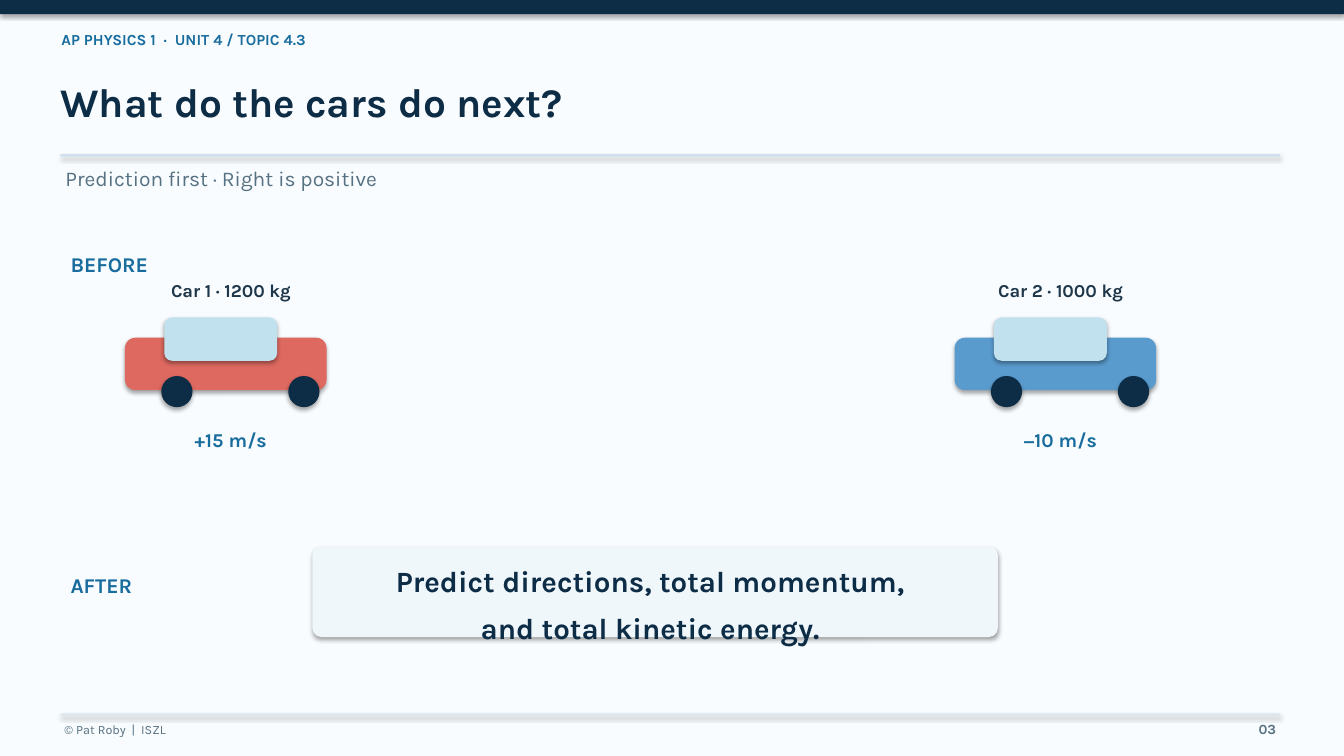
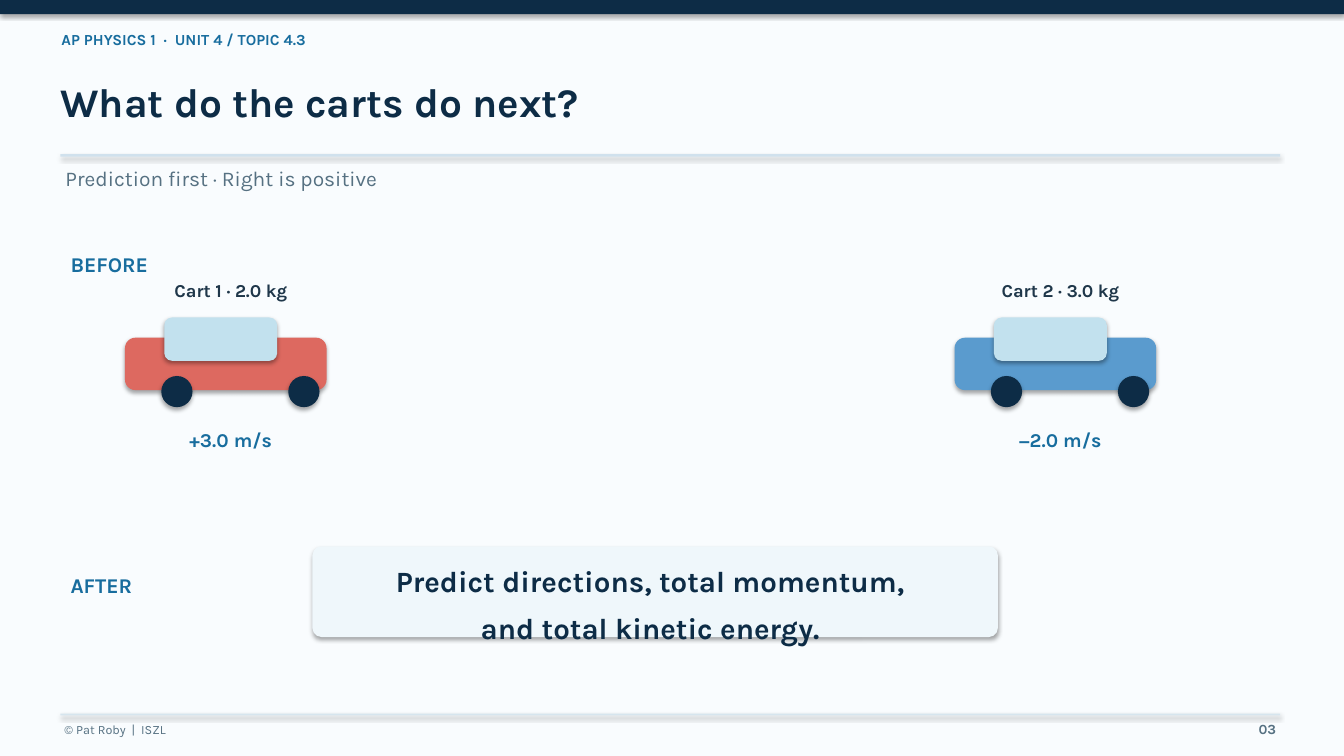
Before and after one commit to Ajarnpat/P1U4, a slide deck: slide 3 of resources/L43_Visual_Slides.pptx. Drawn at 1344x756 pixels with LibreOffice and Linux fonts; fonts in the diff are those of the drawing. Boxes give left, top, right and bottom in pixels: in the first picture for what was removed or moved away, otherwise in the second. Text is boxed around its words. In the diff, an @@ line names an element or a change of style, - is before the commit and + after.

```diff
--- a/resources/L43_Visual_Slides.pptx
+++ b/resources/L43_Visual_Slides.pptx
@@ text at <box>60,89,578,118</box>: text changed @@
-What do the cars do next?
+What do the carts do next?
@@ text at <box>174,284,287,302</box>: text changed @@
-Car 1 · 1200 kg
+Cart 1 · 2.0 kg
@@ text at <box>1002,284,1119,302</box>: text changed @@
-Car 2 · 1000 kg
+Cart 2 · 3.0 kg
@@ text at <box>189,432,272,449</box>: text changed @@
-+15 m/s
++3.0 m/s
@@ text at <box>1019,432,1101,449</box>: text changed @@
-−10 m/s
+−2.0 m/s
```
Also in this commit, not shown: 10 other files.
